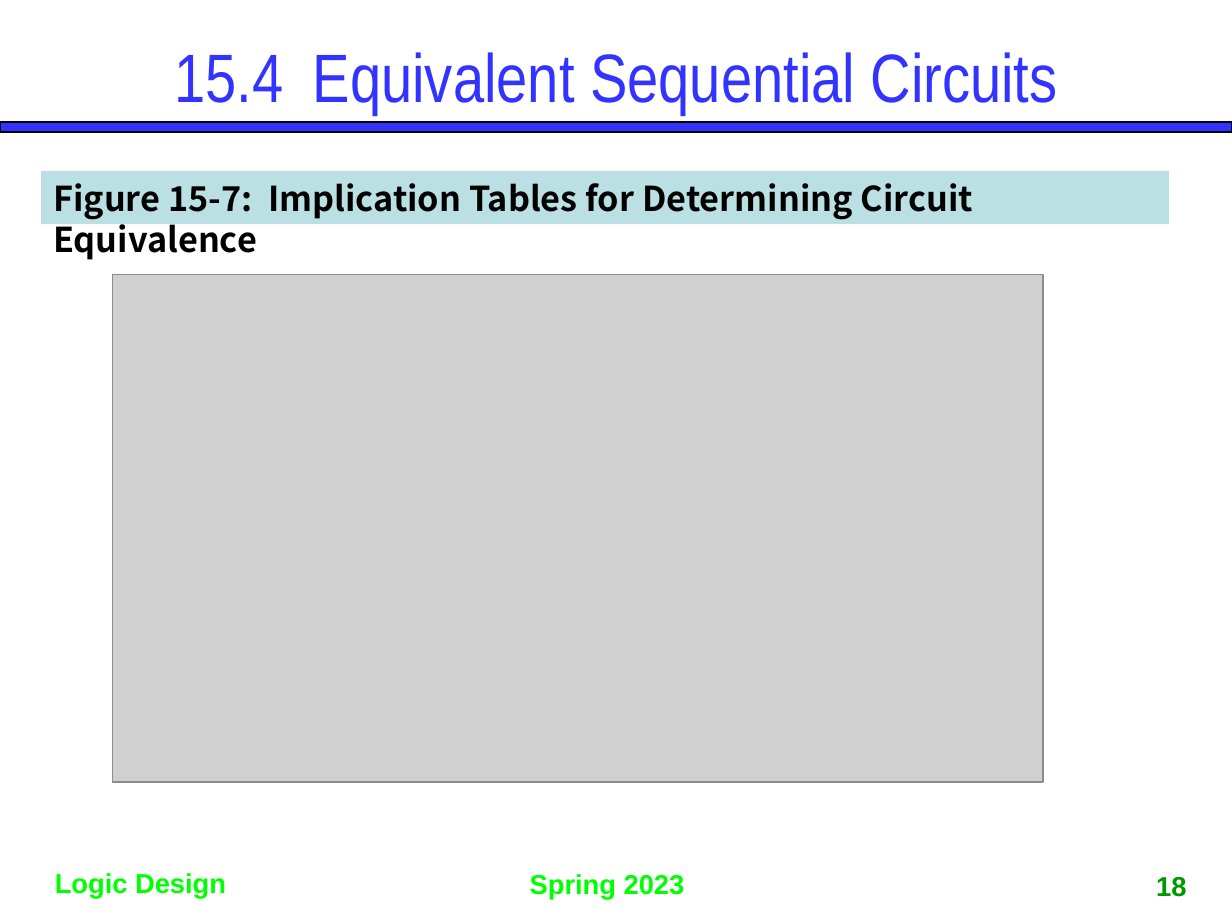
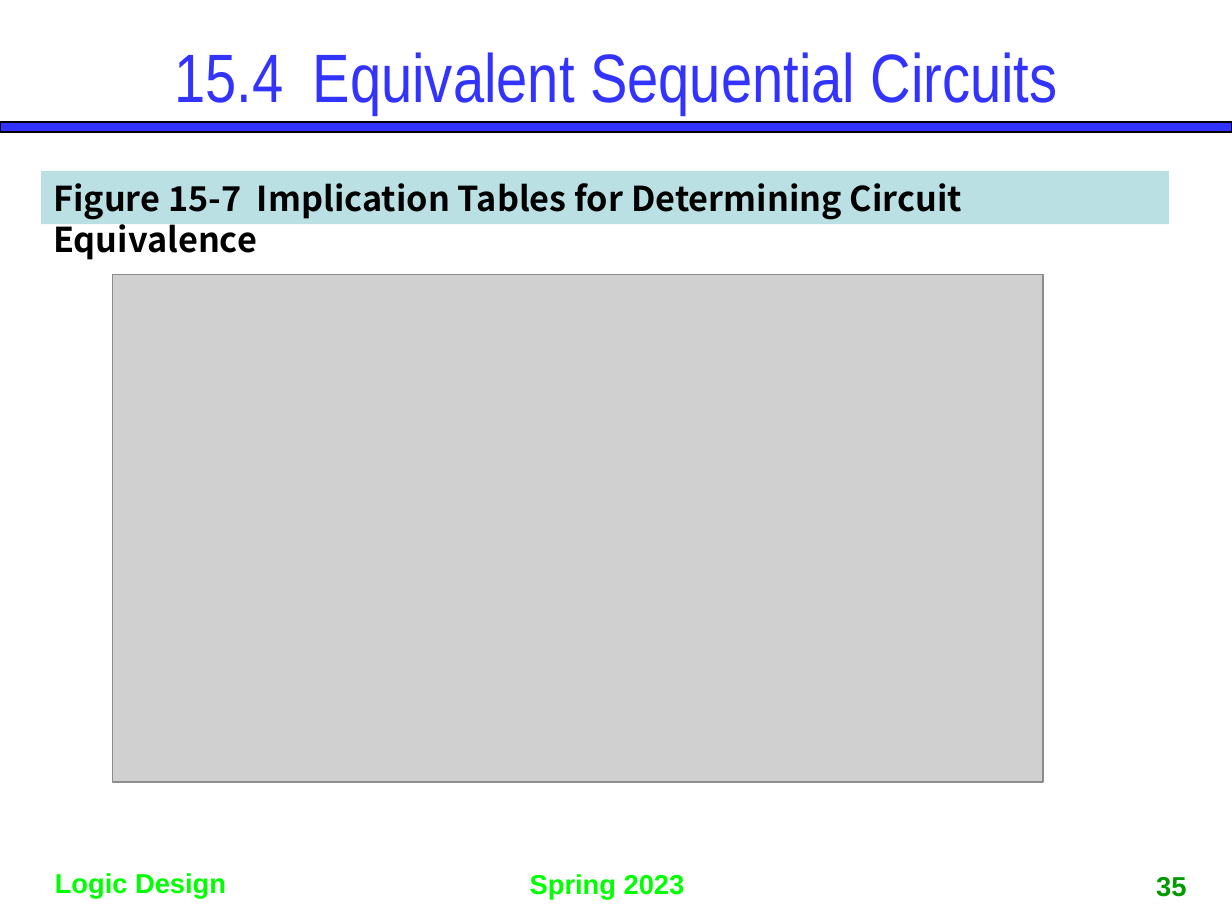
Before and after one commit to gdlee412/Logic-Circuits, a slide deck: slide 35 of 자료/Ch15. Reduction of State Tables and State Assignment.pptx (slide 18 before the commit). Drawn at 1232x924 pixels with LibreOffice and Linux fonts; fonts in the diff are those of the drawing; grey boxes stand for pictures. Boxes give left, top, right and bottom in pixels: in the first picture for what was removed or moved away, otherwise in the second. Text is boxed around its words. In the diff, an @@ line names an element or a change of style, - is before the commit and + after.

```diff
--- a/자료/Ch15. Reduction of State Tables and State Assignment.pptx
+++ b/자료/Ch15. Reduction of State Tables and State Assignment.pptx
@@ text in rectangle at bbox=[53, 183, 962, 260]: text changed @@
-Figure 15-7: Implication Tables for Determining Circuit Equivalence
+Figure 15-7 Implication Tables for Determining Circuit Equivalence
@@ page number at bbox=[1156, 877, 1186, 897]: text changed @@
-18
+35
```
Also in this commit, not shown: 20 other slides changed, 20 slides added, 3 slides removed.
